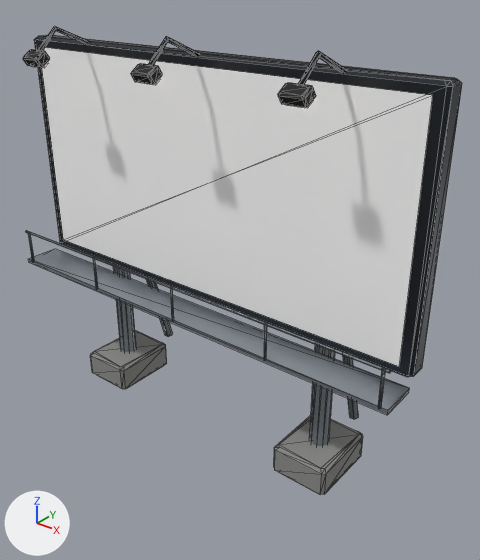
The glTF model public/models/props/prop_roadside_billboard.glb, before and after one commit.
The view is the same before and after, from a 50 mm camera at (7.79, -8.84, 8.87) aimed at (0.43, 0.36, 3.17). The lights are fixed; the arrows at lower left show +X, +Y and +Z. The first picture is the older version. Mesh edges are drawn as thin lines. Where no turn or scale is listed for an object, it has been applied to the vertices. Vertices at exactly the same position are counted once.
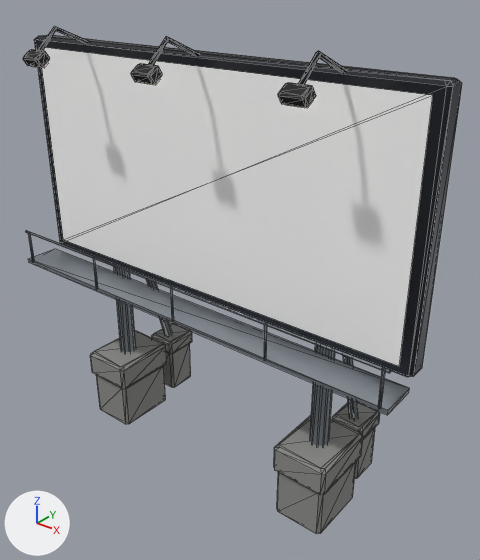
Where the newer file only moved an object's origin or applied its transform, the numbers keep the older frame.

What differs and where, as boxes (x1, y1, x2, y2) in the pictures (480 x 560 px; the box of a moved part takes in the faces that stretch with it):
'Mesh_1', reshaped (8% taller)
    before: (23, 26, 462, 495)
    after: (23, 26, 462, 534)
part 1 of me_mesh_1, added
    after: (152, 324, 192, 354)
part 2 of me_mesh_1, added
    after: (332, 402, 380, 439)
part 3 of me_mesh_1, added
    after: (96, 366, 166, 424)
part 4 of me_mesh_1, added
    after: (164, 344, 191, 387)
part 5 of me_mesh_1, added
    after: (277, 462, 356, 534)
part 6 of me_mesh_1, added
    after: (355, 428, 375, 478)
part 7 of me_mesh_1, moved or reshaped
    before: (113, 267, 136, 352)
    after: (114, 267, 136, 352)
part 8 of me_mesh_1, moved or reshaped
    before: (146, 279, 173, 337)
    after: (146, 279, 173, 336)
part 9 of me_mesh_1, moved or reshaped
    before: (309, 345, 335, 446)
    after: (310, 345, 335, 446)
part 10 of me_mesh_1, moved or reshaped
    before: (343, 355, 358, 420)
    after: (343, 355, 358, 418)

The change, as a list of edits to the scene's bpy script:
```text
Change me_mesh_1:
    used by ob_mesh_1; location = (-4.45, 1.43, 0.0)
    verts and faces of me_mesh_1; kept vertices keep their numbers, new ones are numbered from 421
    before: 64 (1.8, -1.43, 0.55), 65 (1.95, -1.32, 0.55), 66 (1.99, -1.43, 0.55), 67 (1.86, -1.25, 0.55), 68 (1.95, -1.54, 0.55)
    before: 69 (1.74, -1.25, 0.55), 70 (1.86, -1.61, 0.55), 71 (1.74, -1.61, 0.55) at pixel (121, 351), 72 (1.65, -1.54, 0.55), 73 (1.61, -1.43, 0.55)
    before: 74 (1.65, -1.32, 0.55)
    before: 86 (1.8, -0.08, 0.35), 87 (1.85, 0.0, 0.37) at pixel (172, 332), 88 (1.9, -0.08, 0.35) at pixel (171, 335), 89 (1.75, 0.0, 0.37), 90 (1.85, -0.17, 0.33) at pixel (168, 336)
    before: 91 (1.7, -0.08, 0.35), 92 (1.75, -0.17, 0.33) at pixel (165, 335)
    before: 100 (7.1, -1.43, 0.55), 101 (7.25, -1.32, 0.55), 102 (7.29, -1.43, 0.55), 103 (7.16, -1.25, 0.55), 104 (7.25, -1.54, 0.55)
    before: 105 (7.04, -1.25, 0.55), 106 (7.16, -1.61, 0.55), 107 (7.04, -1.61, 0.55), 108 (6.95, -1.54, 0.55), 109 (6.91, -1.43, 0.55)
    before: 110 (6.95, -1.32, 0.55)
    before: 122 (7.1, -0.08, 0.35), 123 (7.15, 0.0, 0.37) at pixel (358, 413), 124 (7.2, -0.08, 0.35) at pixel (358, 417), 125 (7.05, 0.0, 0.37), 126 (7.15, -0.17, 0.33) at pixel (354, 419)
    before: 127 (7.0, -0.08, 0.35) at pixel (349, 413), 128 (7.05, -0.17, 0.33) at pixel (349, 417)
    remove me_mesh_1.from_pydata(...)  # 421 vertices, 746 faces; spans x 0.0..8.9, y -3.0..0.0, z 0.0..7.76
    add me_mesh_1.from_pydata(...)  # 577 vertices, 1026 faces; spans x 0.0..8.9, y -3.0..0.43, z -1.0..7.76
    me_mesh_1 part 1: a new loose piece of 32 vertices spanning x 1.44..2.16, y -0.39..0.43, z 0.0..0.36, in mat_concrete
    me_mesh_1 part 2: a new loose piece of 32 vertices spanning x 6.74..7.46, y -0.39..0.43, z 0.0..0.36, in mat_concrete
    me_mesh_1 part 3: a new loose piece of 16 vertices spanning x 1.28..2.31, y -2.1..-0.77, z -1.0..0.03, in mat_concrete
    me_mesh_1 part 4: a new loose piece of 16 vertices spanning x 1.49..2.11, y -0.34..0.38, z -1.0..0.03, in mat_concrete
    me_mesh_1 part 5: a new loose piece of 16 vertices spanning x 6.59..7.62, y -2.1..-0.77, z -1.0..0.03, in mat_concrete
    me_mesh_1 part 6: a new loose piece of 16 vertices spanning x 6.79..7.41, y -0.34..0.38, z -1.0..0.03, in mat_concrete
    me_mesh_1 part 7
    add for i in [*range(64, 75)]: verts[i] += (0.0, 0.0, -1.55)
    me_mesh_1 part 8
    add for i in [*range(86, 93)]: verts[i] += (0.0, 0.1, -0.35)
    me_mesh_1 part 9
    add for i in [*range(100, 111)]: verts[i] += (0.0, 0.0, -1.55)
    me_mesh_1 part 10
    add for i in [*range(122, 129)]: verts[i] += (0.0, 0.1, -0.35)
    other edits to the shape of me_mesh_1 do not show in these pictures
```
